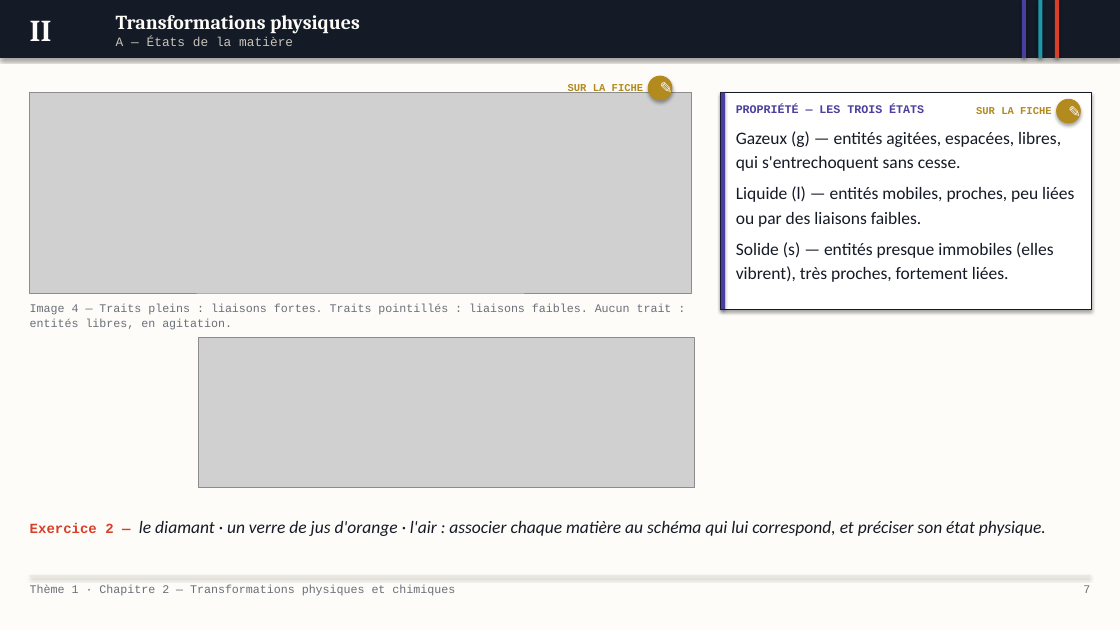
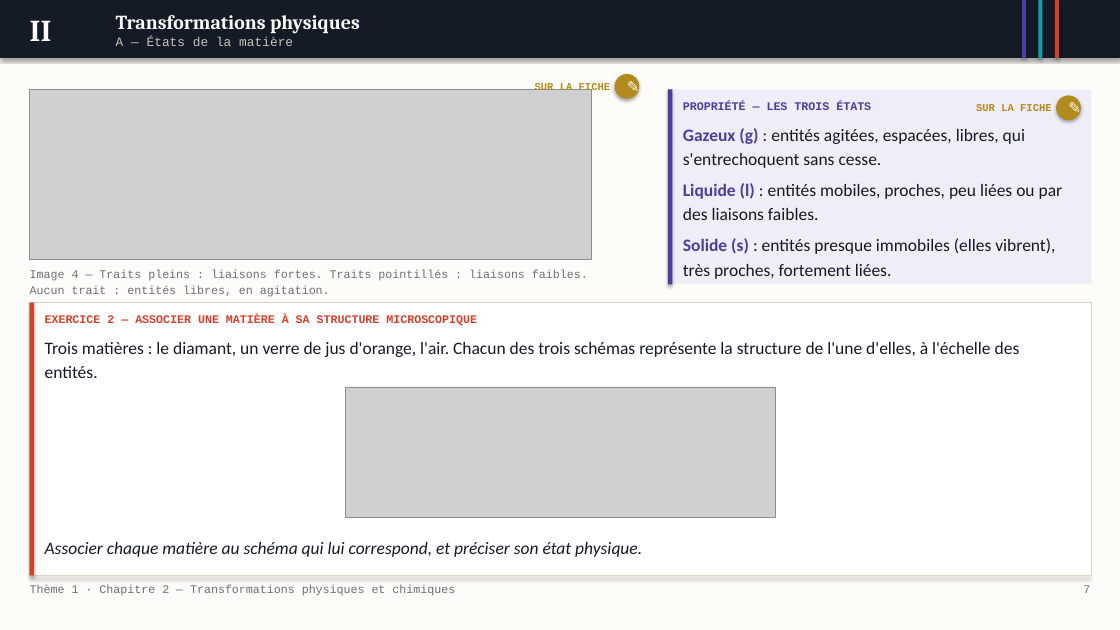
Before and after one commit to MVanHoorde/Site-Web-Portfolio, a slide deck: slide 7 of assets/pptx/pc/diaporama-2nde-t1c2.pptx. Drawn at 1120x630 pixels with LibreOffice and Linux fonts; fonts in the diff are those of the drawing; grey boxes stand for pictures. Boxes give left, top, right and bottom in pixels: in the first picture for what was removed or moved away, otherwise in the second. Text is boxed around its words. In the diff, an @@ line names an element or a change of style, - is before the commit and + after.

```diff
--- a/assets/pptx/pc/diaporama-2nde-t1c2.pptx
+++ b/assets/pptx/pc/diaporama-2nde-t1c2.pptx
@@ picture resized from (x1=29, y1=92, x2=691, y2=293) to (x1=29, y1=89, x2=592, y2=260) @@
@@ text "SUR LA FICHE" moved from (x1=568, y1=84, x2=644, y2=93) to (x1=535, y1=82, x2=611, y2=93) @@
@@ ellipse "✎" moved from (x1=649, y1=76, x2=672, y2=100) to (x1=615, y1=75, x2=639, y2=98) @@
@@ rectangle resized from (x1=721, y1=92, x2=725, y2=309) to (x1=668, y1=89, x2=672, y2=284) @@
@@ rectangle resized from (x1=721, y1=92, x2=1091, y2=309) to (x1=668, y1=89, x2=1091, y2=284) @@
@@ rectangle at (x1=668, y1=89, x2=1091, y2=284): fill #FFFFFF to #EFEDF8; outline #141A26 0.75 pt to none; shadow off @@
@@ text "PROPRIÉTÉ — LES TROIS ÉTATS" moved from (x1=736, y1=105, x2=924, y2=113) to (x1=683, y1=101, x2=871, y2=110) @@
@@ ellipse "✎" moved from (x1=1057, y1=99, x2=1081, y2=123) to (x1=1057, y1=96, x2=1081, y2=119) @@
@@ text at (x1=683, y1=128, x2=1063, y2=279): text changed @@
-Gazeux (g) — entités agitées, espacées, libres, qui s'entrechoquent sans cesse.
-Liquide (l) — entités mobiles, proches, peu liées ou par des liaisons faibles.
-Solide (s) — entités presque immobiles (elles vibrent), très proches, fortement liées.
+Gazeux (g) : entités agitées, espacées, libres, qui s'entrechoquent sans cesse.
+Liquide (l) : entités mobiles, proches, peu liées ou par des liaisons faibles.
+Solide (s) : entités presque immobiles (elles vibrent), très proches, fortement liées.
@@ text "Image 4 — Traits pleins ..." rewrapped from (x1=30, y1=303, x2=672, y2=330) to (x1=30, y1=270, x2=588, y2=297) @@
@@ rectangle added at (x1=29, y1=302, x2=1091, y2=576), fill #FFFFFF, outline #D8D3C4 0.75 pt @@
@@ rectangle added at (x1=29, y1=302, x2=34, y2=576), fill #D6402B @@
@@ text added at (x1=45, y1=315, x2=477, y2=327), 10 pt, text #D6402B, bold @@
+EXERCICE 2 — ASSOCIER UNE MATIÈRE À SA STRUCTURE MICROSCOPIQUE
@@ text added at (x1=45, y1=342, x2=1020, y2=378), 15 pt, text #141A26 @@
+Trois matières : le diamant, un verre de jus d'orange, l'air. Chacun des trois schémas représente la structure de l'une d'elles, à l'échelle des entités.
@@ picture resized from (x1=198, y1=338, x2=695, y2=488) to (x1=345, y1=387, x2=776, y2=518) @@
@@ text at (x1=45, y1=542, x2=642, y2=557): text changed @@
-Exercice 2 — le diamant · un verre de jus d'orange · l'air : associer chaque matière au schéma qui lui correspond, et préciser son état physique.
+Associer chaque matière au schéma qui lui correspond, et préciser son état physique.
```
Also in this commit, not shown: 15 other slides changed, 13 other files.
